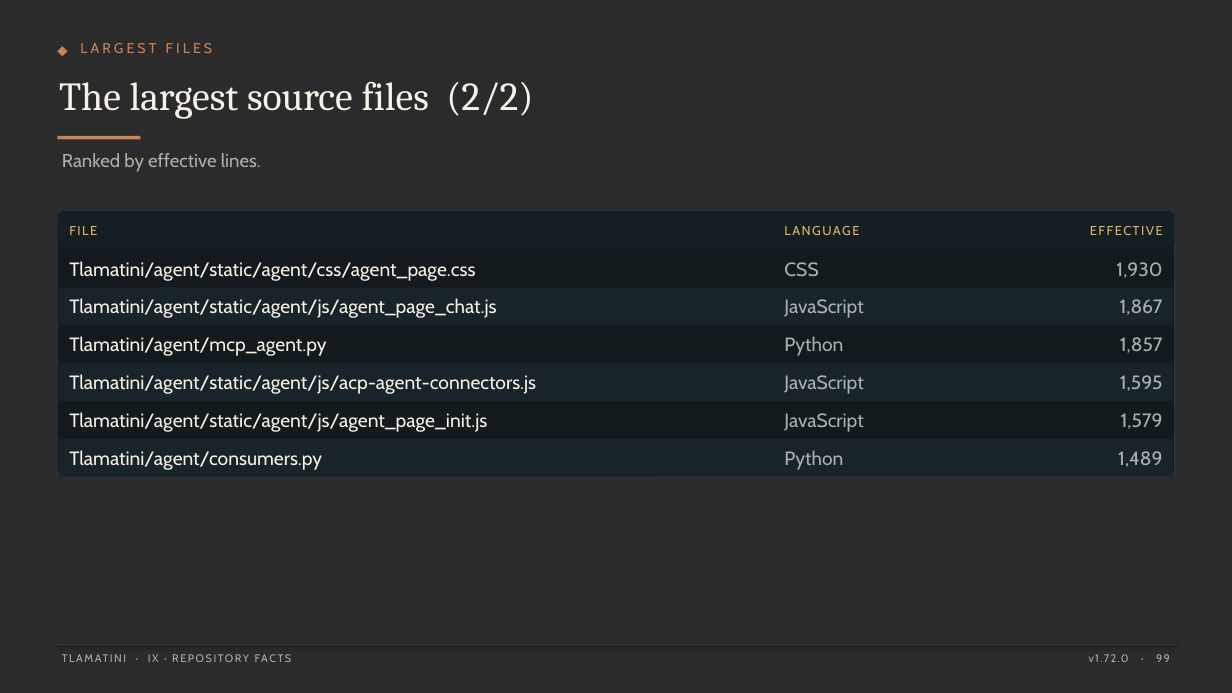
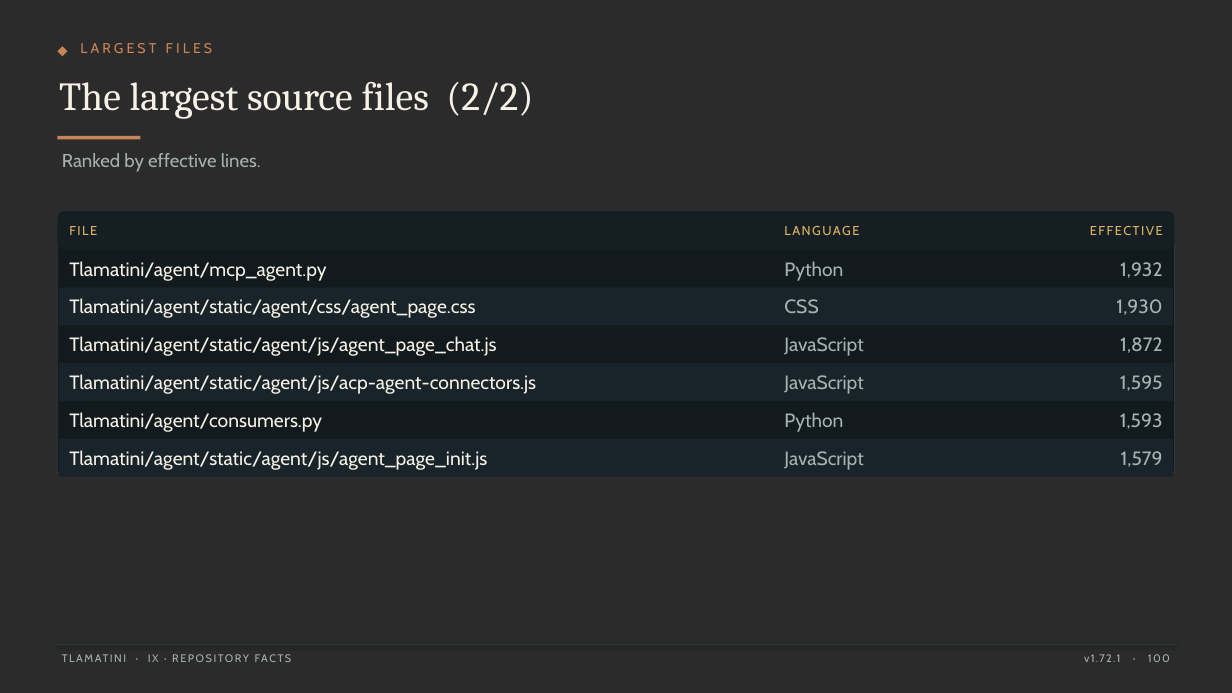
Before and after one commit to XAIHT/Tlamatini, a slide deck: slide 100 of Tlamatini_eXtended_Artificial_Intelligence_Humanly_Tempered.pptx (slide 99 before the commit). Drawn at 1232x693 pixels with LibreOffice and Linux fonts; fonts in the diff are those of the drawing; background and template pictures are left out; a plain dark background stands for a picture behind light text. Boxes give left, top, right and bottom in pixels: in the first picture for what was removed or moved away, otherwise in the second. Text is boxed around its words. In the diff, an @@ line names an element or a change of style, - is before the commit and + after.

```diff
--- a/Tlamatini_eXtended_Artificial_Intelligence_Humanly_Tempered.pptx
+++ b/Tlamatini_eXtended_Artificial_Intelligence_Humanly_Tempered.pptx
@@ text at <box>69,261,326,281</box>: text changed @@
-Tlamatini/agent/static/agent/css/agent_page.css
+Tlamatini/agent/mcp_agent.py
@@ text "Python": place and size @@
-text "Python" at <box>784,336,843,356</box>
+text "Python" at <box>784,261,843,281</box>
@@ text at <box>1120,262,1163,278</box>: text changed @@
-1,930
+1,932
@@ text at <box>69,298,475,318</box>: text changed @@
-Tlamatini/agent/static/agent/js/agent_page_chat.js
+Tlamatini/agent/static/agent/css/agent_page.css
@@ text at <box>1116,299,1162,315</box>: text changed @@
-1,867
+1,930
@@ text at <box>69,336,496,356</box>: text changed @@
-Tlamatini/agent/mcp_agent.py
+Tlamatini/agent/static/agent/js/agent_page_chat.js
@@ text at <box>1120,337,1162,353</box>: text changed @@
-1,857
+1,872
@@ text "Tlamatini/agent/consumers.py": place and size @@
-text "Tlamatini/agent/consumers.py" at <box>69,450,322,470</box>
+text "Tlamatini/agent/consumers.py" at <box>69,412,322,432</box>
@@ text "Python": place and size @@
-text "Python" at <box>784,450,843,470</box>
+text "Python" at <box>784,412,843,432</box>
@@ text at <box>1120,413,1163,429</box>: text changed @@
-1,579
+1,593
@@ 4 texts: place and size @@
-4 texts at <box>69,262,863,432</box>
+4 texts at <box>69,299,863,470</box>
@@ text at <box>1121,451,1163,467</box>: text changed @@
-1,489
+1,579
@@ text at <box>1084,654,1170,662</box>: text changed @@
-v1.72.0 · 99
+v1.72.1 · 100
```
Also in this commit, not shown: 119 other slides changed, 1 slide added, 16 other files.
